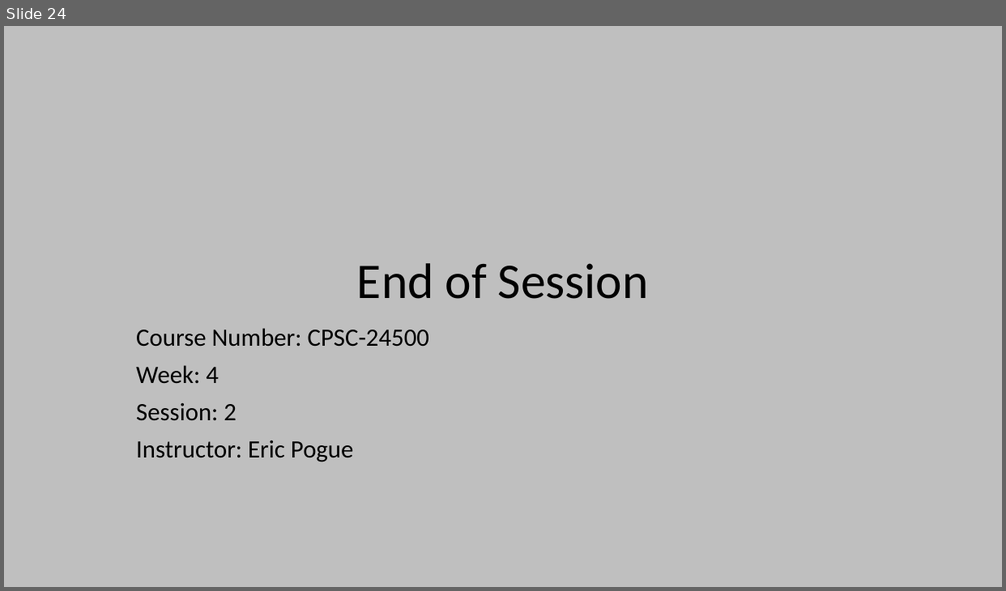
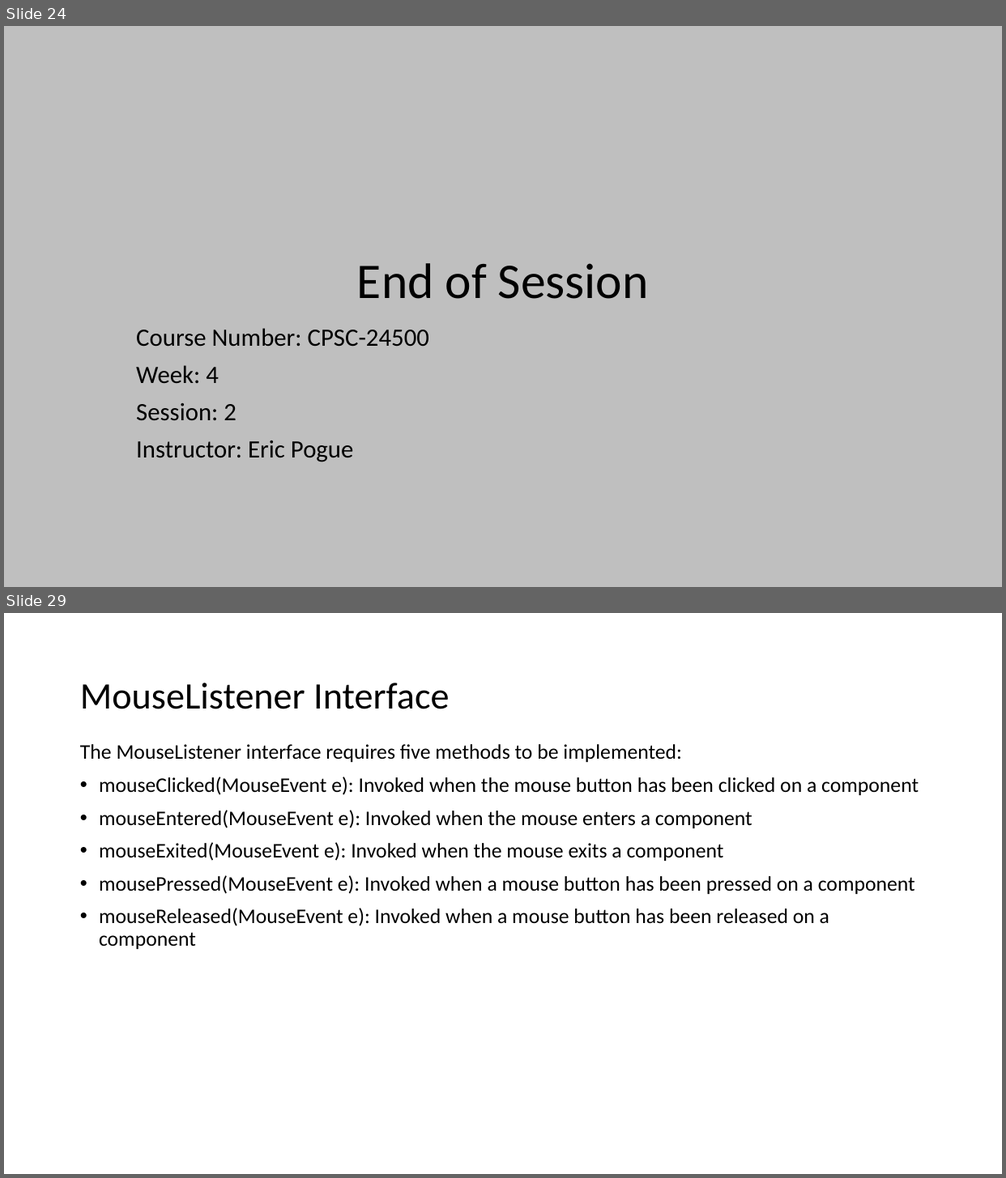
Before and after one commit to EricJPogue/www-epogue-info, a slide deck: CPSC-24500/Week04/2017SpringW04Slides.pptx. Shown one above the other, each under a label of ours: slide 24 before the commit, slides 24 and 29 after it; the slides between them are not shown. The pictures are 1006x591 and 1006x1178 pixels, drawn with LibreOffice and Linux fonts; fonts in the diff are those of the drawing. Boxes give left, top, right and bottom in pixels: in the first picture for what was removed or moved away, otherwise in the second. Text is boxed around its words. In the diff, an @@ line names an element or a change of style, - is before the commit and + after.

```diff
--- a/CPSC-24500/Week04/2017SpringW04Slides.pptx
+++ b/CPSC-24500/Week04/2017SpringW04Slides.pptx
@@ slide 29 added at [4,613,1002,1174], background #FFFFFF @@
@@ title added at [80,683,449,709], 36 pt, text #000000 @@
+MouseListener Interface
@@ text added at [80,744,918,949], 20 pt, text #000000 @@
+The MouseListener interface requires five methods to be implemented:
+• mouseClicked(MouseEvent e): Invoked when the mouse button has been clicked on a component
+• mouseEntered(MouseEvent e): Invoked when the mouse enters a component
+• mouseExited(MouseEvent e): Invoked when the mouse exits a component
+• mousePressed(MouseEvent e): Invoked when a mouse button has been pressed on a component
+• mouseReleased(MouseEvent e): Invoked when a mouse button has been released on a component
```
Also in this commit, not shown: 12 other slides added, 6 other files.
